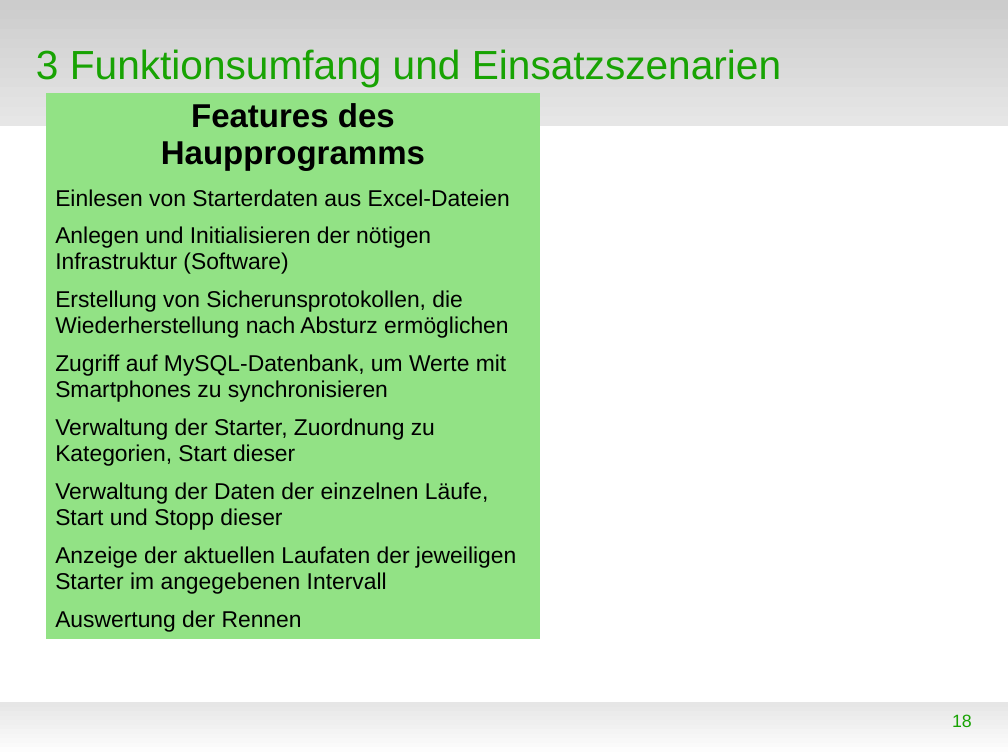
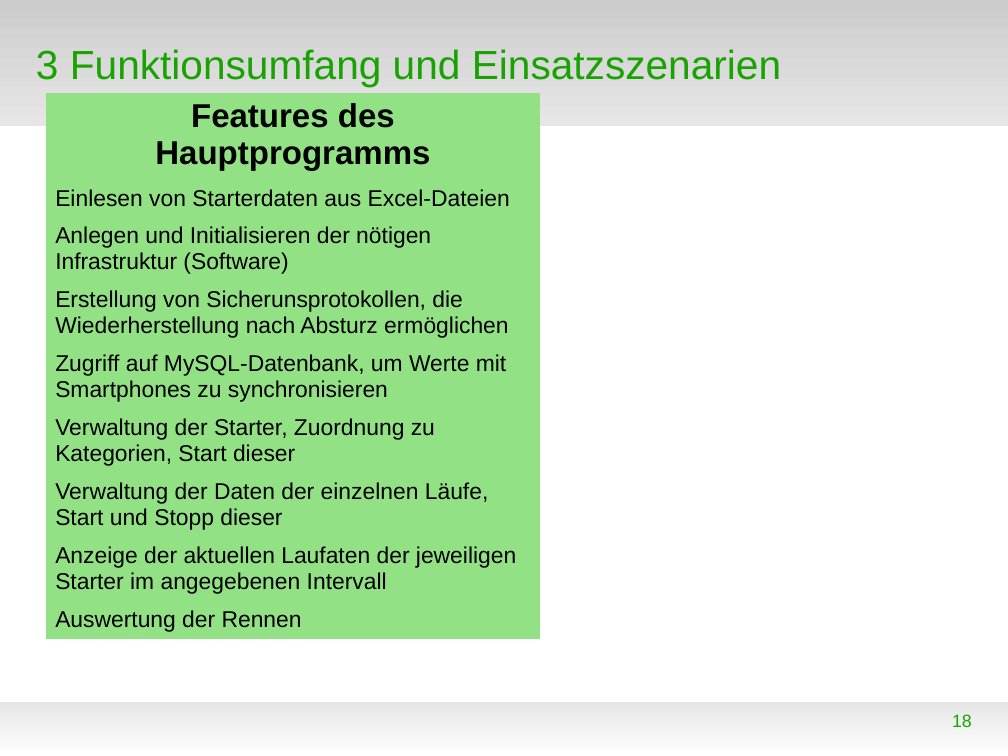
Before and after one commit to WorldofJARcraft/Kanu-s.a.M., a slide deck: slide 18 of Präsentation/Präsentation.odp. Drawn at 1008x756 pixels with LibreOffice and Linux fonts; fonts in the diff are those of the drawing; background and template pictures are left out. Boxes give left, top, right and bottom in pixels: in the first picture for what was removed or moved away, otherwise in the second. Text is boxed around its words. In the diff, an @@ line names an element or a change of style, - is before the commit and + after.

```diff
--- a/Präsentation/Präsentation.odp
+++ b/Präsentation/Präsentation.odp
@@ table at (x1=47, y1=93, x2=541, y2=636) @@
-row 1, column 1: Features des Haupprogramms
+row 1, column 1: Features des Hauptprogramms
```
Also in this commit, not shown: 7 other slides changed, 9 slides added, 1 other file.
